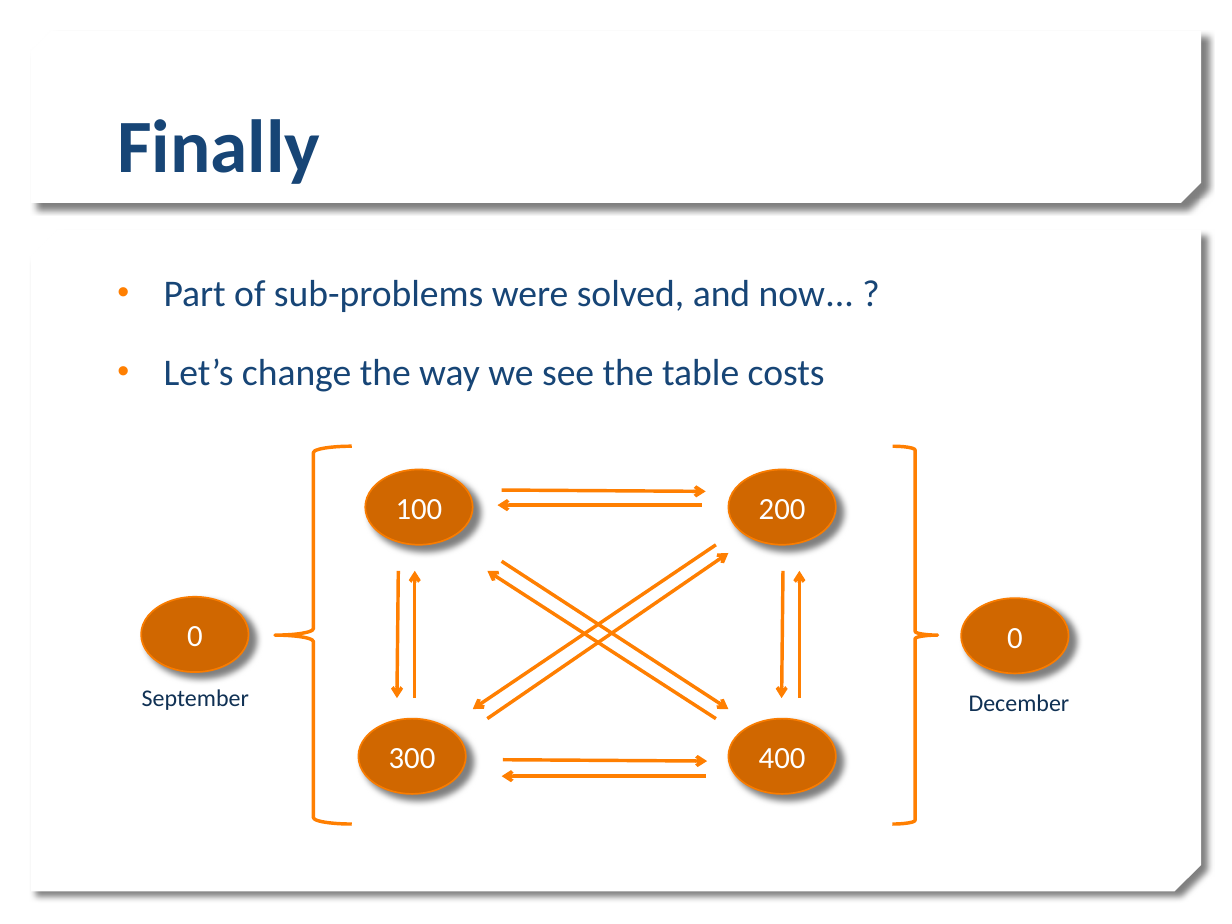
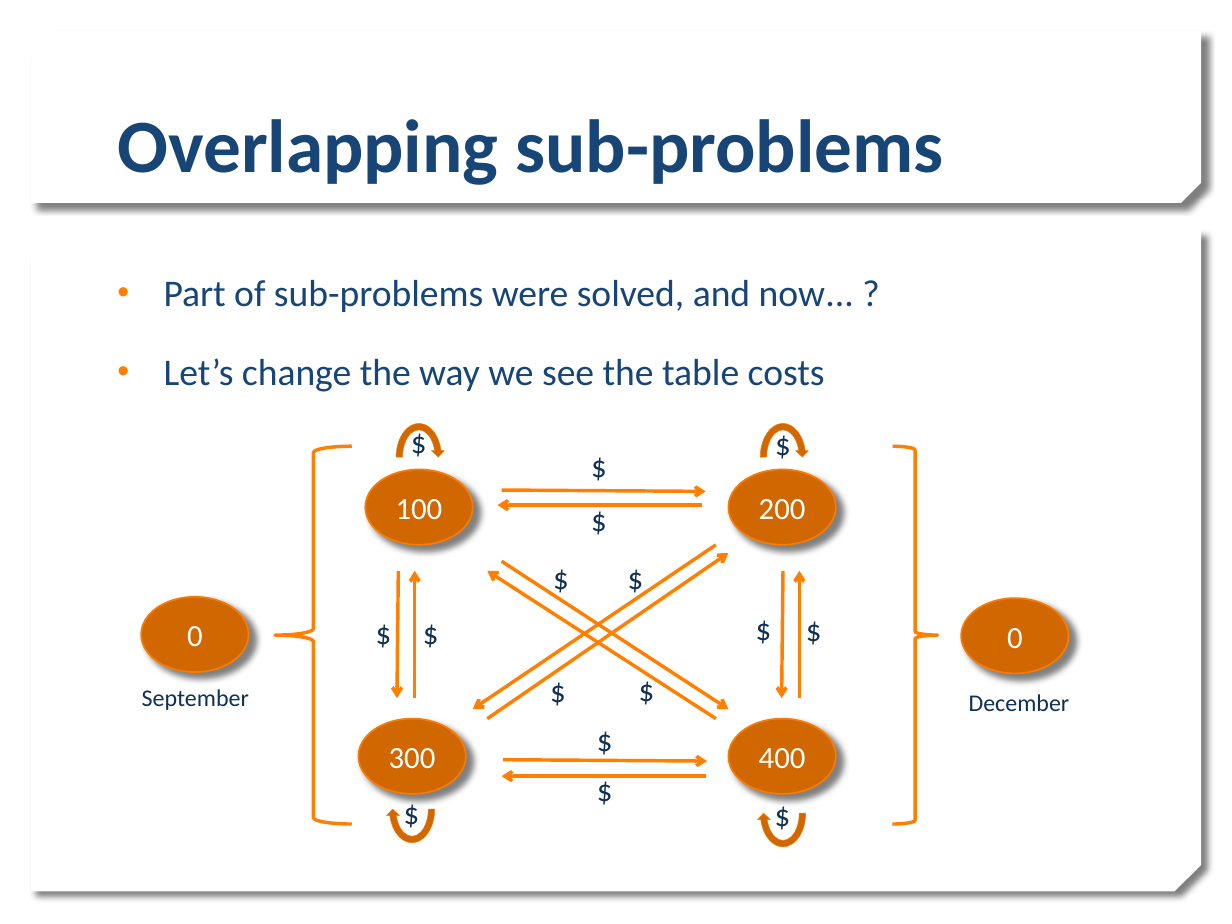
Before and after one commit to rirypheng/dynamic-programming, a slide deck: slide 11 of DP - Warehouse Problem.pptx. Drawn at 1232x924 pixels with LibreOffice and Linux fonts; fonts in the diff are those of the drawing; background and template pictures are left out. Boxes give left, top, right and bottom in pixels: in the first picture for what was removed or moved away, otherwise in the second. Text is boxed around its words. In the diff, an @@ line names an element or a change of style, - is before the commit and + after.

```diff
--- a/DP - Warehouse Problem.pptx
+++ b/DP - Warehouse Problem.pptx
@@ title at [117,119,943,185]: text changed @@
-Finally
+Overlapping sub-problems
@@ text added at [399,416,440,466], 18 pt, text #103154 @@
+$
@@ text added at [763,419,803,468], 18 pt, text #103154 @@
+$
@@ circular arrow added at [393,420,445,494], fill #D06801, outline #FA7C00 0.25 pt @@
@@ text added at [579,440,620,489], 18 pt, text #103154 @@
+$
@@ circular arrow added at [756,420,808,494], fill #D06801, outline #FA7C00 0.25 pt @@
@@ text added at [579,495,620,545], 18 pt, text #103154 @@
+$
@@ text added at [541,553,582,602], 18 pt, text #103154 @@
+$
@@ text added at [616,552,657,601], 18 pt, text #103154 @@
+$
@@ text added at [363,607,400,657], 18 pt, text #103154 @@
+$
@@ text added at [410,607,451,657], 18 pt, text #103154 @@
+$
@@ text added at [744,604,785,653], 18 pt, text #103154 @@
+$
@@ text added at [793,605,834,654], 18 pt, text #103154 @@
+$
@@ text added at [538,665,579,715], 18 pt, text #103154 @@
+$
@@ text added at [627,665,668,715], 18 pt, text #103154 @@
+$
@@ text added at [585,715,626,764], 18 pt, text #103154 @@
+$
@@ circular arrow added at [386,772,437,846], fill #D06801, outline #FA7C00 0.25 pt @@
@@ text added at [585,764,626,813], 18 pt, text #103154 @@
+$
@@ circular arrow added at [756,776,808,850], fill #D06801, outline #FA7C00 0.25 pt @@
@@ text added at [392,787,432,837], 18 pt, text #103154 @@
+$
@@ text added at [763,790,803,839], 18 pt, text #103154 @@
+$
```
Also in this commit, not shown: 2 other slides changed.
